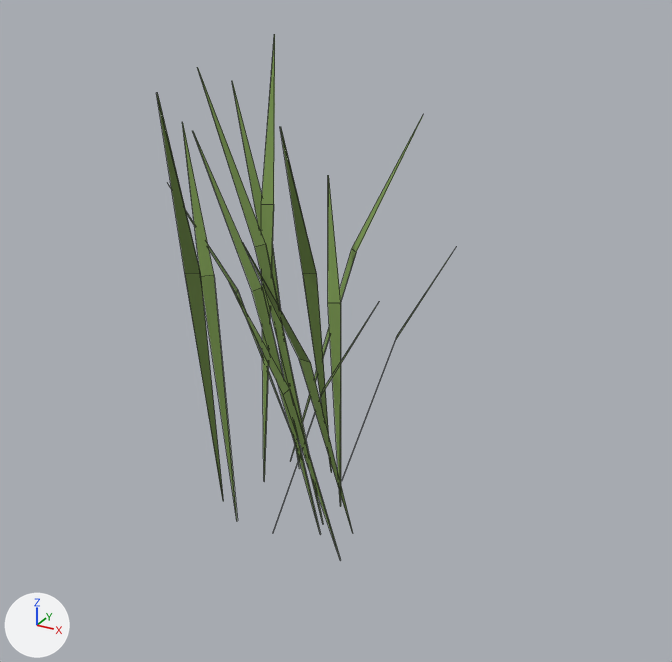
A saved change to the glTF model environment/forest/assets/tall_grass_lod1.glb.
Both versions are drawn from a camera (50 mm lens) standing at (0.781, -1.321, 1.028) and looking at (0.06, -0.011, 0.373). The axes (+X, +Y, +Z) are drawn at lower left. The lights are the same throughout. The older version comes first. Mesh edges are drawn as thin lines. Vertices at exactly the same position are counted once.

The scene before the commit, as lines of its bpy script (objects in view):
```python
me_leaves_022 = bpy.data.meshes.new('Leaves.022')
me_leaves_022.from_pydata(...)  # 84 vertices, 56 faces; spans x -0.32..0.217, y -0.386..0.311, z 0.0..0.831
me_leaves_022.materials.append(mat_forest_leaves_pbr)  # green #799550
ob_leaves = bpy.data.objects.new('Leaves', me_leaves_022)
ob_leaves.location = (0.0, 0.0, 0.0)
```
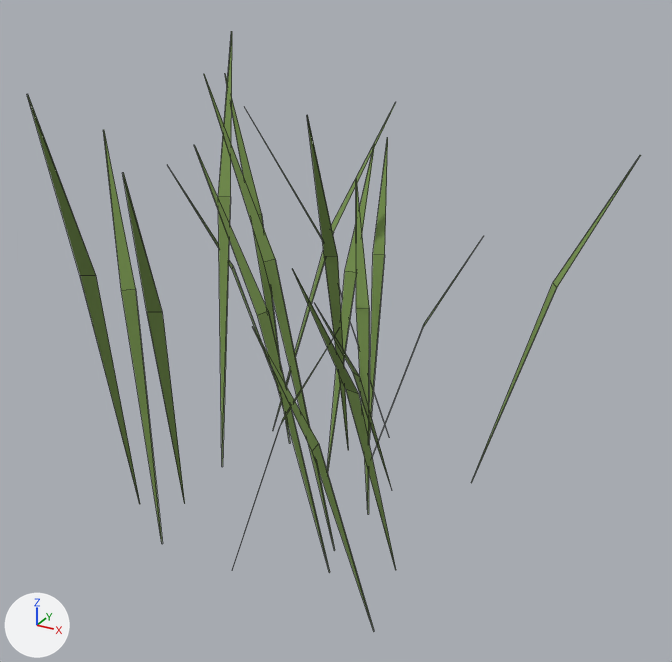
Diff of the bpy script that builds the scene:
```diff
--- a/environment/forest/assets/tall_grass_lod1.glb.py
+++ b/environment/forest/assets/tall_grass_lod1.glb.py
@@ me_leaves_022 @@
-me_leaves_022.from_pydata(...)  # 84 vertices, 56 faces; spans x -0.32..0.217, y -0.386..0.311, z 0.0..0.831
+me_leaves_022.from_pydata(...)  # 120 vertices, 80 faces; spans x -0.391..0.469, y -0.471..0.47, z 0.0..0.831
+# me_leaves_022 part 1: the loose piece of 6 vertices spanning x -0.32..-0.075, y 0.082..0.25, z 0.0..0.737 is moved by (-0.071, 0.077, 0.0)
+# me_leaves_022 part 2: the loose piece of 6 vertices spanning x 0.075..0.124, y -0.307..-0.062, z 0.0..0.623 is moved by (0.115, -0.058, 0.0)
+# me_leaves_022 part 3: the loose piece of 6 vertices spanning x -0.295..-0.09, y -0.006..0.116, z 0.0..0.591 is moved by (-0.085, 0.107, 0.0)
+# me_leaves_022 part 4: the loose piece of 6 vertices spanning x -0.253..-0.113, y 0.006..0.306, z 0.0..0.825 is moved by (-0.106, 0.006, 0.0)
+# me_leaves_022 part 5: the loose piece of 6 vertices spanning x -0.054..0.142, y -0.164..-0.139, z 0.0..0.492 is moved by (0.132, -0.132, 0.0)
+# me_leaves_022 part 6: the loose piece of 6 vertices spanning x -0.203..0.073, y -0.094..-0.039, z 0.0..0.701 is moved by (0.068, -0.087, 0.0)
+# me_leaves_022 part 7: the loose piece of 6 vertices spanning x -0.006..0.17, y -0.133..-0.064, z 0.0..0.468 is moved by (-0.005, -0.124, 0.0)
+# me_leaves_022 part 8: the loose piece of 6 vertices spanning x -0.072..0.063, y 0.003..0.198, z 0.0..0.588 is moved by (0.058, 0.003, 0.0)
+# me_leaves_022 part 9: the loose piece of 6 vertices spanning x -0.242..0.062, y -0.064..0.035, z 0.0..0.795 is moved by (0.057, -0.059, 0.0)
+# me_leaves_022 part 10: the loose piece of 6 vertices spanning x -0.146..0.011, y -0.386..-0.091, z 0.0..0.831 is moved by (-0.135, -0.085, 0.0)
+# me_leaves_022 part 11: the loose piece of 6 vertices spanning x 0.022..0.217, y 0.082..0.142, z 0.0..0.509 is moved by (0.021, 0.078, 0.0)
+# me_leaves_022 part 12: the loose piece of 6 vertices spanning x -0.294..-0.084, y -0.132..0.05, z 0.0..0.692 is moved by (-0.079, -0.123, 0.0)
+# me_leaves_022 part 13: the loose piece of 6 vertices spanning x -0.013..0.071, y -0.193..0.101, z 0.0..0.761 is moved by (-0.011, 0.094, 0.0)
+# me_leaves_022 part 14: the loose piece of 6 vertices spanning x -0.108..0.073, y 0.096..0.311, z 0.0..0.697 is moved by (-0.1, 0.09, 0.0)
+# me_leaves_022 part 15: the loose piece of 6 vertices spanning x -0.108..0.073, y 0.096..0.311, z 0.0..0.697 is copied, and the copy is turned -15.5 degrees about the z axis through its middle and scaled by 0.939, then moved by (0.378, 0.073, -0.021); it spans x 0.252..0.469, y 0.201..0.351, z 0.0..0.655
+# me_leaves_022 part 16: the loose piece of 6 vertices spanning x -0.32..-0.075, y 0.082..0.25, z 0.0..0.737 is copied, and the copy is turned 68.2 degrees about the z axis through its middle and scaled by 0.971, then moved by (0.109, 0.038, -0.011); it spans x -0.208..0.031, y 0.123..0.284, z 0.0..0.716
+# me_leaves_022 part 17: the loose piece of 6 vertices spanning x -0.295..-0.09, y -0.006..0.116, z 0.0..0.591 is copied, and the copy is turned -101 degrees about the z axis through its middle and scaled by 1.03, then moved by (0.154, 0.3, 0.008); it spans x -0.08..0.003, y 0.24..0.47, z 0.0..0.608
+# me_leaves_022 part 18: the loose piece of 6 vertices spanning x -0.203..0.073, y -0.094..-0.039, z 0.0..0.701 is copied, and the copy is turned 131.2 degrees about the z axis through its middle and scaled by 1.03, then moved by (-0.068, -0.191, 0.01); it spans x -0.207..-0.06, y -0.382..-0.133, z 0.0..0.721
+# me_leaves_022 part 19: the loose piece of 6 vertices spanning x -0.006..0.17, y -0.133..-0.064, z 0.0..0.468 is copied, and the copy is turned -139.8 degrees about the z axis through its middle and scaled by 0.932, then moved by (0.001, 0.123, -0.016); it spans x 0.041..0.126, y -0.053..0.101, z 0.0..0.437
+# me_leaves_022 part 20: 6 vertices added at x -0.043..-0.012, y 0.085..0.333, z 0.0..0.625
 me_leaves_022.materials.append(mat_forest_leaves_pbr)
```

Changed parts and their boxes [x1, y1, x2, y2] in the pictures (672 x 662 px; the box of a moved part takes in the faces that stretch with it):
'Leaves', reshaped (111% wider, 14% taller): before [156, 34, 446, 560]; after [27, 31, 641, 631]
part 1 of me_leaves_022, moved or reshaped: before [232, 81, 300, 469]; after [225, 74, 290, 443]
part 2 of me_leaves_022, moved or reshaped: before [242, 242, 353, 533]; after [292, 269, 396, 570]
part 3 of me_leaves_022, moved or reshaped: before [168, 184, 292, 434]; after [167, 165, 276, 381]
part 4 of me_leaves_022, moved or reshaped: before [261, 34, 275, 481]; after [218, 31, 232, 466]
part 5 of me_leaves_022, moved or reshaped: before [229, 282, 341, 560]; after [252, 326, 374, 631]
part 6 of me_leaves_022, moved or reshaped: before [193, 132, 321, 534]; after [194, 145, 330, 572]
part 7 of me_leaves_022, moved or reshaped: before [275, 302, 379, 526]; after [232, 329, 339, 569]
part 8 of me_leaves_022, moved or reshaped: before [328, 175, 341, 506]; after [356, 179, 369, 514]
part 9 of me_leaves_022, moved or reshaped: before [197, 67, 323, 524]; after [204, 74, 335, 550]
part 10 of me_leaves_022, moved or reshaped: before [156, 93, 224, 501]; after [27, 94, 140, 504]
part 11 of me_leaves_022, moved or reshaped: before [372, 263, 446, 401]; after [374, 246, 477, 451]
part 12 of me_leaves_022, moved or reshaped: before [182, 122, 237, 520]; after [103, 130, 163, 544]
part 13 of me_leaves_022, moved or reshaped: before [280, 127, 332, 472]; after [307, 115, 349, 450]
part 14 of me_leaves_022, moved or reshaped: before [290, 114, 424, 461]; after [273, 103, 396, 429]
part 15 of me_leaves_022, added: after [471, 155, 641, 483]
part 16 of me_leaves_022, added: after [247, 112, 387, 430]
part 17 of me_leaves_022, added (green): after [369, 137, 388, 439]
part 18 of me_leaves_022, added: after [123, 173, 185, 503]
part 19 of me_leaves_022, added: after [315, 304, 392, 489]
part 20 of me_leaves_022, added: after [327, 144, 375, 472]
